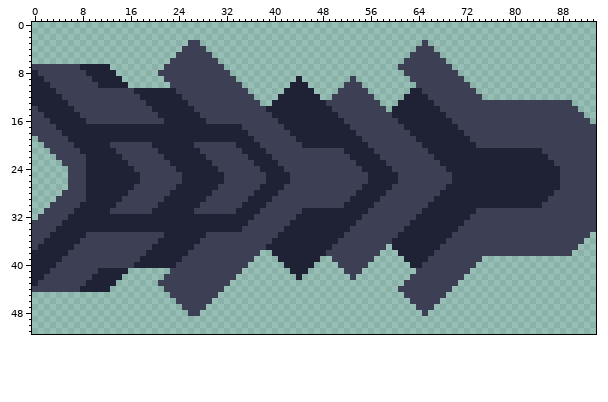
One commit to this sprite sheet: sprites/units/axatar/ground-attack/scorpio-leg-base.png. The picture above is the old version.
The file is 94x52 pixels.
Now the later version:
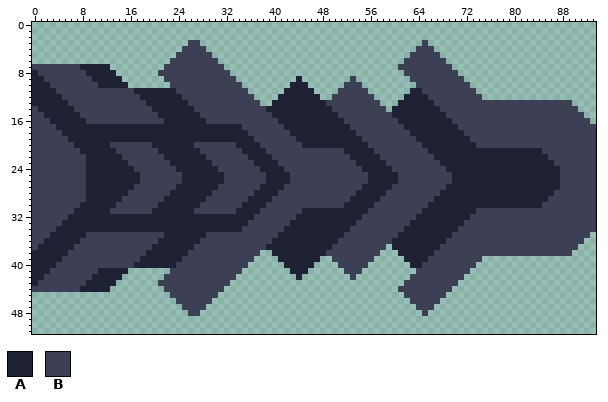
Palette (. is transparent): A #1f2135  B #3d3f55
The edit:
There is now colour B in row 19 at x 0; in row 20 at x 0 to 1; in row 21 at x 0 to 2; in row 22 at x 0 to 3; in row 23 at x 0 to 4; in rows 24 to 27 at x 0 to 5.
There is now colour B in row 28 at x 0 to 4; in row 29 at x 0 to 3; in row 30 at x 0 to 2; in row 31 at x 0 to 1; in row 32 at x 0.
Pixel boxes of the changes (left, top, right, bottom) in both pictures:
added: (32, 136, 68, 220)
